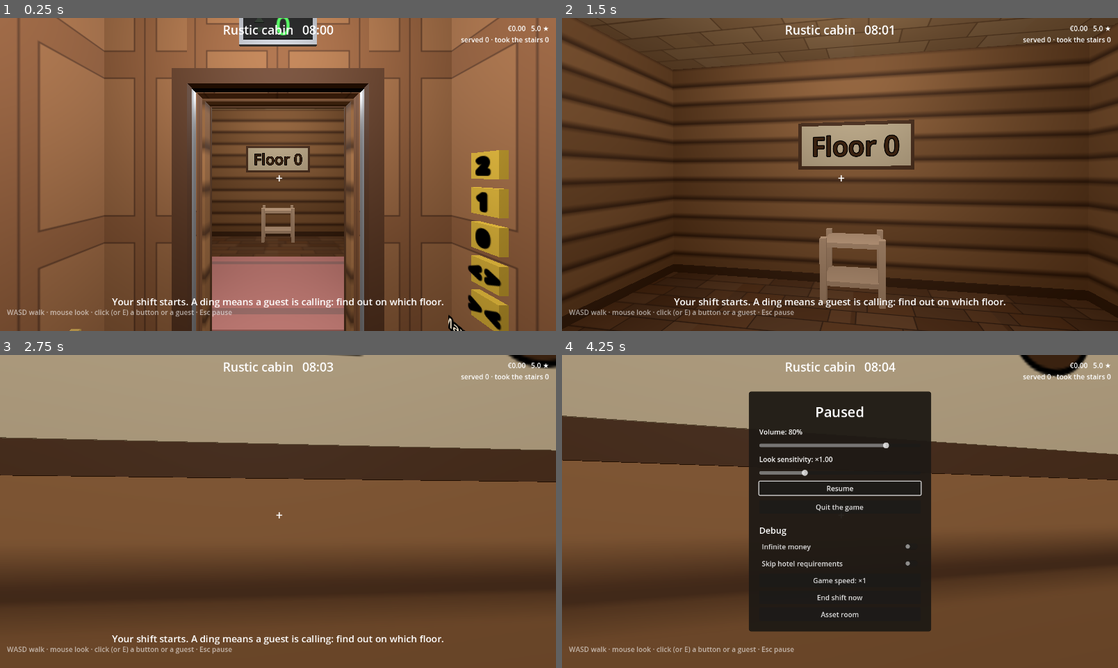
Above: before the commit, frames 1-4 (two rows, left to right).
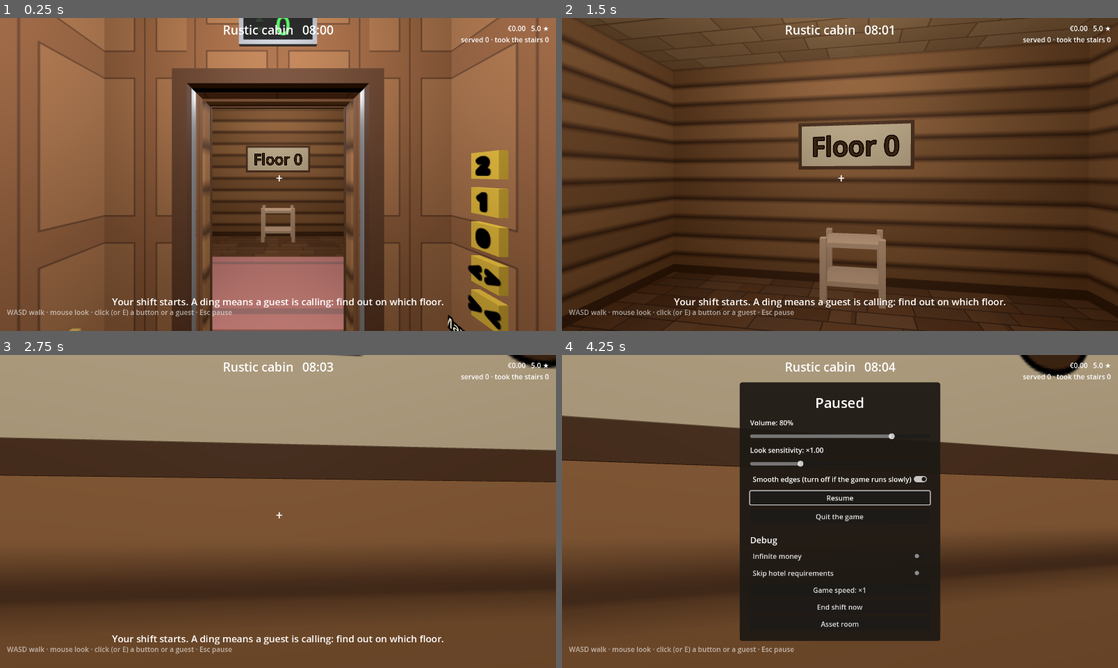
Above: after the commit, the same moments.

Repository: D-Klaassen/elevator-piccolo
Game: Godot game, scene res://scenes/cabin_greybox.tscn
Same seed, same stepped clock (60 frames per second), same inputs: the game is played once before the commit and once after it.
Inputs (mouse positions are in pixels of both pictures, inside the frame that each line leads up to):
- Up to frame 1 (0.25 s): no input
- Up to frame 2 (1.5 s): tap Enter (ui_accept) at 0.5, 0.77 s; move the mouse to (867, 174) at 0.52 s; hold E (interact) 0.53-1.28 s; hold W (move_forward) from 0.53 s (still down); click (867, 174) at 0.67 s; move the mouse to (812, 174) at 1.27 s; tap 1 at 1.35 s; click (812, 174) at 1.42 s
- Up to frame 3 (2.75 s): keep holding W (move_forward); tap Enter (ui_accept) at 1.52 s; move the mouse to (289, 505) at 2.02 s; hold E (interact) from 2.03 s (still down); click (289, 505) at 2.17 s
- Up to frame 4 (4.25 s): keep holding W (move_forward); move the mouse to (834, 517) at 2.77 s; release E (interact) at 2.78 s; tap 1 at 2.85 s; click (834, 517) at 2.92 s; tap Enter (ui_accept) at 3.02, 3.5, 3.77 s; move the mouse to (878, 514) at 3.52 s; hold E (interact) from 3.53 s (still down); click (878, 514) at 3.67 s; tap Escape (pause) at 4.15 s

The runs differ from the first frame. In frame 1, 0.5% of the frame differs, in the area x 12-92%, y 0-100%; in frame 2, 0.1%; in frame 3, 0.1%; in frame 4, 8.4%, in the area x 0-100%, y 8-92%.

Commit message:
Smooth edges setting to turn MSAA off; target Mac and Windows for now
Settings get a Smooth edges switch (2x MSAA on the 3D view), on by default,
saved with the other settings and applied at the start of every shift and in
the Asset room, for computers that can't keep up with it.

There is no Steam Deck to test on, so the demo now targets 60 fps on a
typical Mac or Windows PC: spec, wayfinder map and scope ticket updated,
tools/build.sh builds Windows and macOS by default (Linux when named), and
the benchmark runs at 1920x1080. README updated with the new numbers.

Diff:
--- a/scripts/asset_room.gd
+++ b/scripts/asset_room.gd
@@ -63,6 +63,7 @@
 func _ready() -> void:
 	_settings = Settings.load_saved()
 	_settings.apply_volume()
+	_settings.apply_anti_aliasing(get_viewport())
 	Hallway.build_environment(self)
 	_left_x = 1.5
 	_right_x = 1.5
--- a/scripts/benchmark.gd
+++ b/scripts/benchmark.gd
@@ -1,8 +1,8 @@
 class_name Benchmark
 extends Node
-## Measures how heavy the game is to draw, to check it runs at 60 fps on a Steam Deck. Start
-## the game with [code]--benchmark[/code] after [code]--[/code] (also an exported build:
-## [code]./ElevatorPiccolo.x86_64 -- --benchmark[/code]). It plays nothing and saves nothing
+## Measures how heavy the game is to draw, to check it runs at 60 fps on Mac and Windows.
+## Start the game with [code]--benchmark[/code] after [code]--[/code] (also an exported
+## build: [code]ElevatorPiccolo.exe -- --benchmark[/code]). It plays nothing and saves nothing
 ## of yours: it loads Pension Bellevue, the biggest hotel, with a temporary career, fills it
 ## with guests, gets them talking, and measures a few seconds from each of a handful of
 ## views with vsync off: frames per second, the CPU and GPU time per frame and the draw
--- a/scripts/cabin_greybox.gd
+++ b/scripts/cabin_greybox.gd
@@ -37,6 +37,7 @@
 	_career = Career.load_saved()
 	_settings = Settings.load_saved()
 	_settings.apply_volume()
+	_settings.apply_anti_aliasing(get_viewport())
 	var hotel := _career.hotel_info()
 	_floors = hotel.floors
 	Hallway.build_environment(self)
--- a/scripts/controls.gd
+++ b/scripts/controls.gd
@@ -1,7 +1,7 @@
 class_name Controls
-## The input actions, for keyboard and mouse and for a controller (Xbox layout, as on the
-## Steam Deck): left stick or WASD to walk, right stick to look (the mouse is handled by
-## [Player]), A or E to press what you look at, Start or Esc to pause. In menus the D-pad
+## The input actions, for keyboard and mouse and for a controller (Xbox layout): left
+## stick or WASD to walk, right stick to look (the mouse is handled by [Player]), A or E to
+## press what you look at, Start or Esc to pause. In menus the D-pad
 ## or left stick moves between buttons, A presses and B goes back.
 
 const STICK_DEADZONE := 0.2
--- a/scripts/settings.gd
+++ b/scripts/settings.gd
@@ -1,7 +1,7 @@
 class_name Settings
 extends RefCounted
-## The player's settings: volume and look sensitivity. Saved apart from the career, so a
-## new career keeps them, and loaded at the start of every shift.
+## The player's settings: volume, look sensitivity and smooth edges. Saved apart from the
+## career, so a new career keeps them, and loaded at the start of every shift.
 
 const DEFAULT_PATH := "user://settings.cfg"
 const MIN_SENSITIVITY := 0.25
@@ -20,6 +20,8 @@
 var look_sensitivity := 1.0:
 	set(value):
 		look_sensitivity = clampf(value, MIN_SENSITIVITY, MAX_SENSITIVITY)
+## Smooth edges: 2x MSAA on the 3D view. Off for computers that can't keep up with it.
+var anti_aliasing := true
 
 
 ## The saved settings, or the defaults if there is no save yet.
@@ -30,6 +32,7 @@
 		return settings
 	settings.volume = file.get_value("settings", "volume", settings.volume)
 	settings.look_sensitivity = file.get_value("settings", "look_sensitivity", settings.look_sensitivity)
+	settings.anti_aliasing = file.get_value("settings", "anti_aliasing", settings.anti_aliasing)
 	return settings
 
 
@@ -37,6 +40,7 @@
 	var file := ConfigFile.new()
 	file.set_value("settings", "volume", volume)
 	file.set_value("settings", "look_sensitivity", look_sensitivity)
+	file.set_value("settings", "anti_aliasing", anti_aliasing)
 	return file.save(save_path)
 
 
@@ -44,3 +48,8 @@
 func apply_volume() -> void:
 	AudioServer.set_bus_mute(0, volume <= 0.0)
 	AudioServer.set_bus_volume_db(0, linear_to_db(volume) if volume > 0.0 else -80.0)
+
+
+## Turns 2x MSAA on [param viewport] on or off, as [member anti_aliasing] says.
+func apply_anti_aliasing(viewport: Viewport) -> void:
+	viewport.msaa_3d = Viewport.MSAA_2X if anti_aliasing else Viewport.MSAA_DISABLED
--- a/scripts/settings_menu.gd
+++ b/scripts/settings_menu.gd
@@ -1,7 +1,7 @@
 class_name SettingsMenu
 extends PanelContainer
-## The settings panel: sliders for the volume and the look sensitivity, saved as soon as
-## they move. During a shift Esc (or Start) opens it as the pause menu, and Esc, Start, B or
+## The settings panel: sliders for the volume and the look sensitivity and a switch for
+## smooth edges, saved as soon as they change. During a shift Esc (or Start) opens it as the pause menu, and Esc, Start, B or
 ## Resume closes it again; the staff room opens it with its Settings button, and so does
 ## Esc in the Asset room. In debug builds it has a Debug section with the [DebugOptions],
 ## End shift now and the way into (or out of) the Asset room; in the Asset room it also has
@@ -28,6 +28,7 @@
 var _volume_label: Label
 var _sensitivity: HSlider
 var _sensitivity_label: Label
+var _anti_aliasing: CheckButton
 var _close: Button
 var _speed: Button
 var _end_shift: Button
@@ -69,6 +70,12 @@
 	_sensitivity = _slider("LookSensitivity", Settings.MIN_SENSITIVITY, Settings.MAX_SENSITIVITY, 0.05)
 	_sensitivity.value_changed.connect(_on_sensitivity_changed)
 	box.add_child(_sensitivity)
+
+	_anti_aliasing = CheckButton.new()
+	_anti_aliasing.name = "AntiAliasing"
+	_anti_aliasing.text = "Smooth edges (turn off if the game runs slowly)"
+	_anti_aliasing.toggled.connect(_on_anti_aliasing_toggled)
+	box.add_child(_anti_aliasing)
 
 	_close = Button.new()
 	_close.name = "Close"
@@ -184,6 +191,7 @@
 	_close.text = "Resume" if where == Where.SHIFT else "Back"
 	_volume.set_value_no_signal(settings.volume)
 	_sensitivity.set_value_no_signal(settings.look_sensitivity)
+	_anti_aliasing.set_pressed_no_signal(settings.anti_aliasing)
 	_update_labels()
 	if _end_shift:
 		_end_shift.visible = where == Where.SHIFT
@@ -213,6 +221,12 @@
 	_saved()
 
 
+func _on_anti_aliasing_toggled(on: bool) -> void:
+	settings.anti_aliasing = on
+	settings.apply_anti_aliasing(get_viewport())
+	_saved()
+
+
 func _saved() -> void:
 	_update_labels()
 	var error := settings.save()
--- a/tests/controller_test.gd
+++ b/tests/controller_test.gd
@@ -57,9 +57,16 @@
 	_check(menu.visible and paused, "Start pauses and opens the menu")
 	var close := menu.find_child("Close", true, false) as Button
 	var slider := menu.find_child("LookSensitivity", true, false) as HSlider
+	var smooth := menu.find_child("AntiAliasing", true, false) as CheckButton
 	_check(close.has_focus(), "with Resume focused")
 	await _tap(JOY_BUTTON_DPAD_UP)
-	_check(slider.has_focus(), "D-pad up moves to the look sensitivity slider")
+	_check(smooth.has_focus(), "D-pad up moves to the Smooth edges switch")
+	await _tap(JOY_BUTTON_A)
+	_check(not smooth.button_pressed and root.msaa_3d == Viewport.MSAA_DISABLED, "A switches it off")
+	await _tap(JOY_BUTTON_A)
+	_check(smooth.button_pressed and root.msaa_3d == Viewport.MSAA_2X, "and on again")
+	await _tap(JOY_BUTTON_DPAD_UP)
+	_check(slider.has_focus(), "D-pad up again moves to the look sensitivity slider")
 	var before := slider.value
 	await _tap(JOY_BUTTON_DPAD_LEFT)
 	_check(slider.value < before, "D-pad left turns it down (%.2f to %.2f)" % [before, slider.value])
--- a/tests/settings_test.gd
+++ b/tests/settings_test.gd
@@ -1,7 +1,7 @@
 extends "res://tests/scene_test.gd"
 ## Headless scripted test of the settings: Esc pauses the shift and opens them, the volume
-## and look sensitivity sliders take effect and are saved straight away, the next shift
-## picks them up, and the staff room opens them too.
+## and look sensitivity sliders and the smooth edges switch take effect and are saved
+## straight away, the next shift picks them up, and the staff room opens them too.
 ##
 ## Run: tests/run.sh settings_test
 
@@ -16,7 +16,7 @@
 
 func _test_saving() -> void:
 	var s := Settings.load_saved()
-	_check(s.volume == 0.8 and s.look_sensitivity == 1.0, "without a save the settings are the defaults")
+	_check(s.volume == 0.8 and s.look_sensitivity == 1.0 and s.anti_aliasing, "without a save the settings are the defaults, smooth edges on")
 	s.volume = 1.5
 	s.look_sensitivity = 10.0
 	_check(s.volume == 1.0 and s.look_sensitivity == Settings.MAX_SENSITIVITY, "they stay within their range")
@@ -44,8 +44,12 @@
 	_slider("LookSensitivity").value = 2.0
 	_check(_player().look_sensitivity == 2.0, "the sensitivity slider sets the look sensitivity")
 	_check(_text(menu).contains("Look sensitivity: ×2.00"), "and shows it")
+	var smooth := menu.find_child("AntiAliasing", true, false) as CheckButton
+	_check(smooth.button_pressed and root.msaa_3d == Viewport.MSAA_2X, "smooth edges are on: 2x MSAA")
+	smooth.button_pressed = false
+	_check(root.msaa_3d == Viewport.MSAA_DISABLED, "switching smooth edges off turns MSAA off")
 	var saved := Settings.load_saved()
-	_check(is_equal_approx(saved.volume, 0.4) and saved.look_sensitivity == 2.0, "both are saved straight away")
+	_check(is_equal_approx(saved.volume, 0.4) and saved.look_sensitivity == 2.0 and not saved.anti_aliasing, "all three are saved straight away")
 
 	await _escape()
 	_check(not menu.visible and not paused, "Esc again closes the menu and the shift goes on")
@@ -56,10 +60,12 @@
 
 func _test_next_shift() -> void:
 	AudioServer.set_bus_volume_db(0, 0.0)
+	root.msaa_3d = Viewport.MSAA_2X
 	_load_scene(await _reload())
 	_shift.spawning = false
 	_check(_player().look_sensitivity == 2.0, "the next shift keeps the look sensitivity")
 	_check(is_equal_approx(AudioServer.get_bus_volume_db(0), linear_to_db(0.4)), "and the volume")
+	_check(root.msaa_3d == Viewport.MSAA_DISABLED, "and smooth edges off")
 
 
 func _test_staff_room() -> void:
@@ -71,7 +77,7 @@
 	_check(room.visible and not _menu().visible, "Esc doesn't open the pause menu in the staff room")
 	(room.find_child("Settings", true, false) as Button).pressed.emit()
 	_check(_menu().visible and not room.visible and _text(_menu()).contains("Settings"), "its Settings button does")
-	_check(_slider("LookSensitivity").value == 2.0, "showing the saved settings")
+	_check(_slider("LookSensitivity").value == 2.0 and not (_menu().find_child("AntiAliasing", true, false) as CheckButton).button_pressed, "showing the saved settings")
 	(_menu().find_child("Close", true, false) as Button).pressed.emit()
 	_check(room.visible and not _menu().visible and paused, "Back returns to the staff room, still between shifts")
 
Not shown, changed: .wayfinder/map.md
Not shown, changed: .wayfinder/tickets/05-slice-scope.md
Not shown, changed: README.md
Not shown, changed: docs/vertical-slice-spec.md
Not shown, changed: tools/benchmark.sh
Not shown, changed: tools/build.sh
